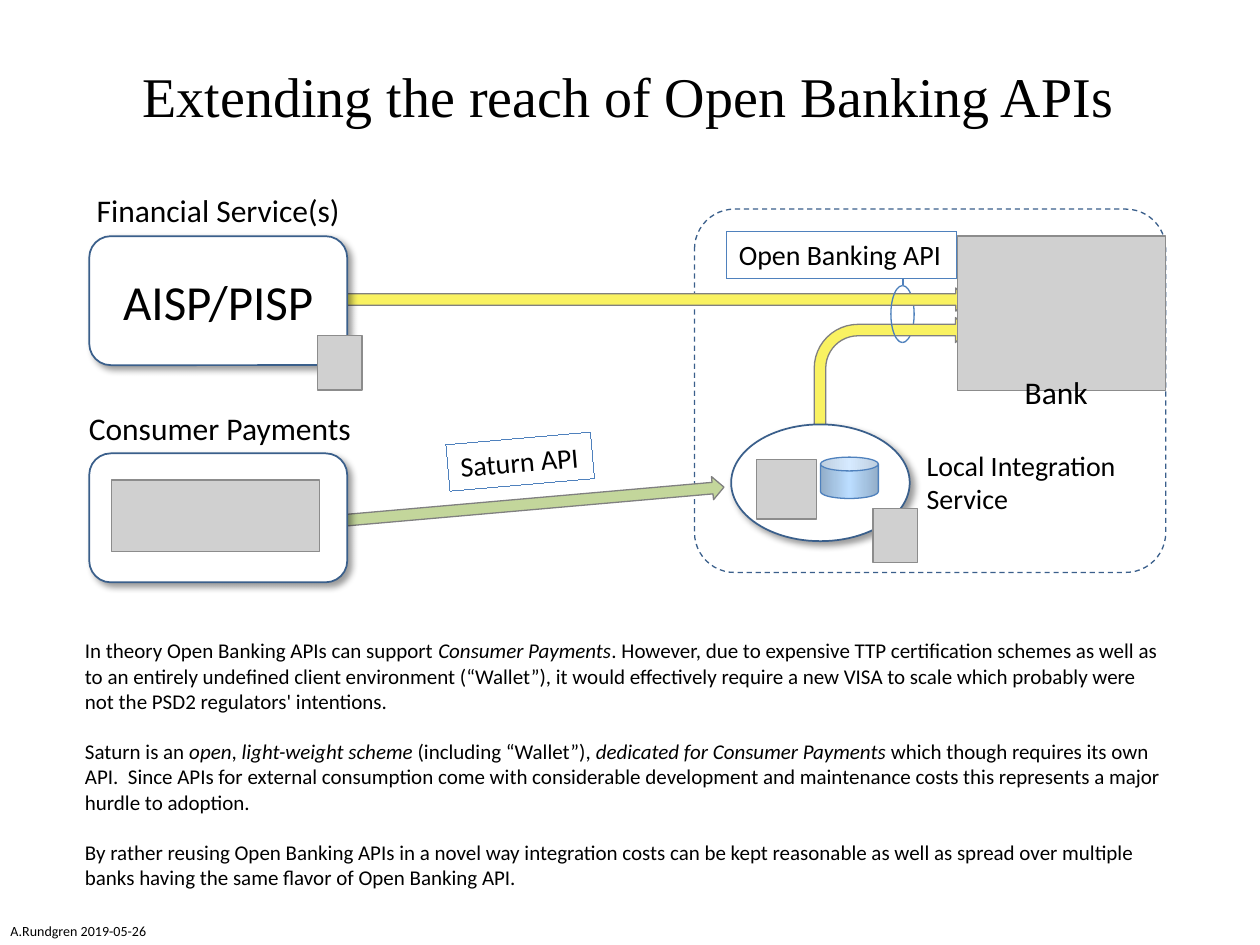
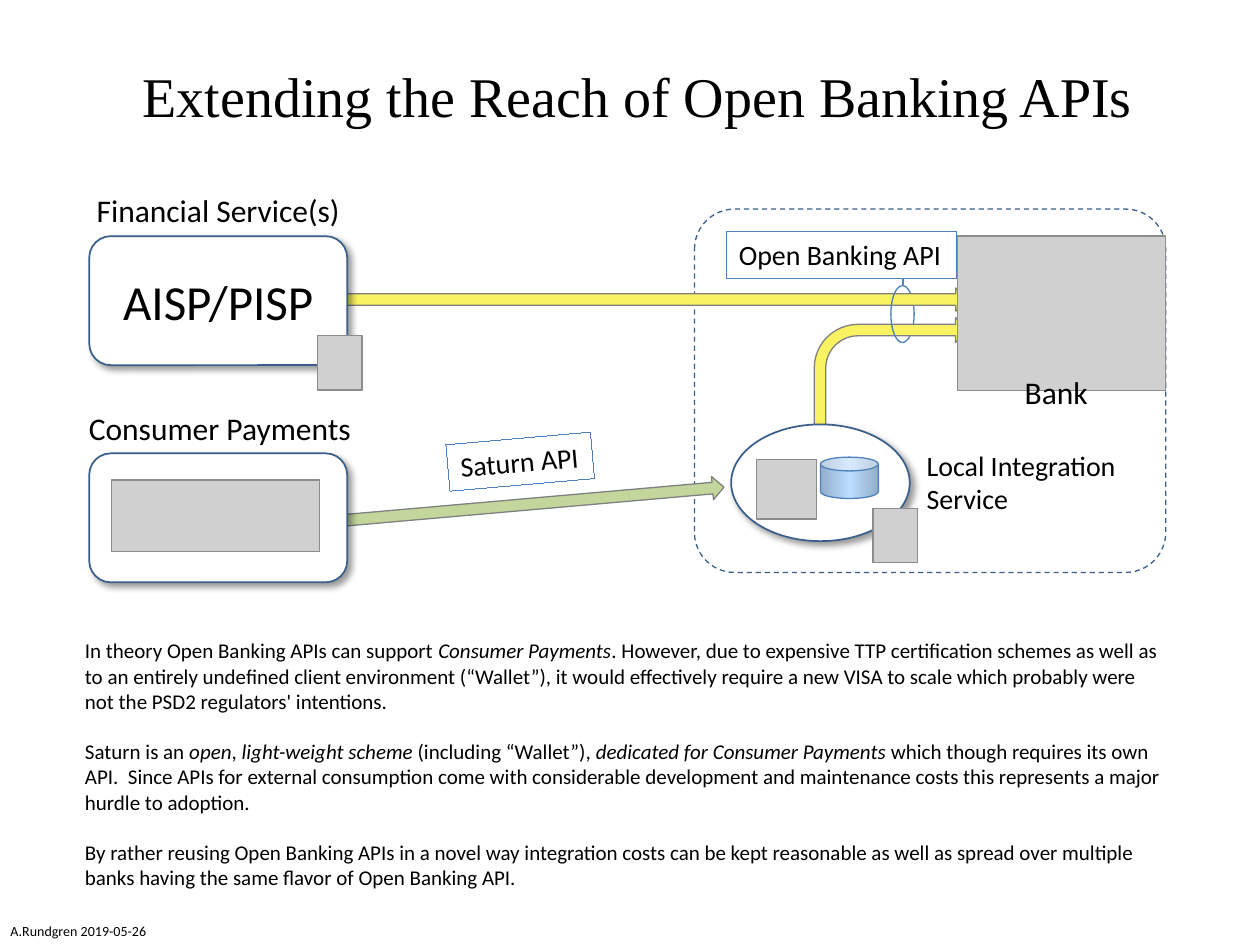
Before and after one commit to cyberphone/doc, a slide deck: slide 1 of saturn/openbanking-api-for-saturn.pptx. Drawn at 1260x945 pixels with LibreOffice and Linux fonts; fonts in the diff are those of the drawing; grey boxes stand for pictures. Boxes give left, top, right and bottom in pixels: in the first picture for what was removed or moved away, otherwise in the second. Text is boxed around its words. In the diff, an @@ line names an element or a change of style, - is before the commit and + after.

```diff
--- a/saturn/openbanking-api-for-saturn.pptx
+++ b/saturn/openbanking-api-for-saturn.pptx
@@ text at (x1=143, y1=77, x2=1132, y2=128): text changed @@
-Extending the reach of Open Banking APIs
+Extending the Reach of Open Banking APIs
```
Also in this commit, not shown: 1 other file.
